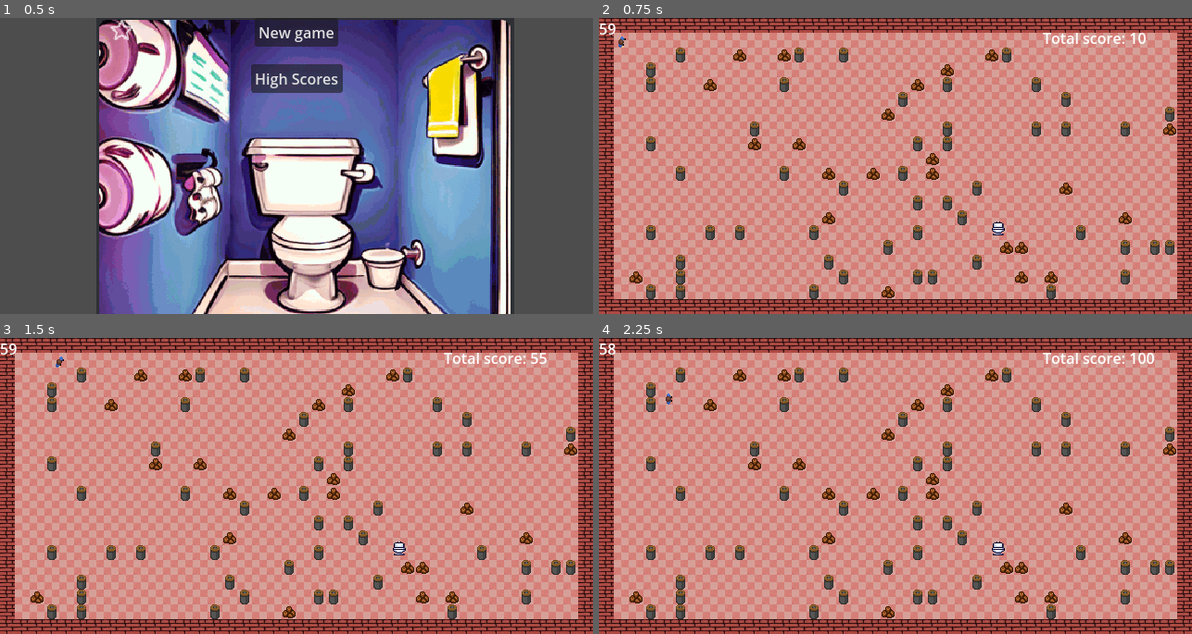
Above: before the commit, frames 1-4 (two rows, left to right).
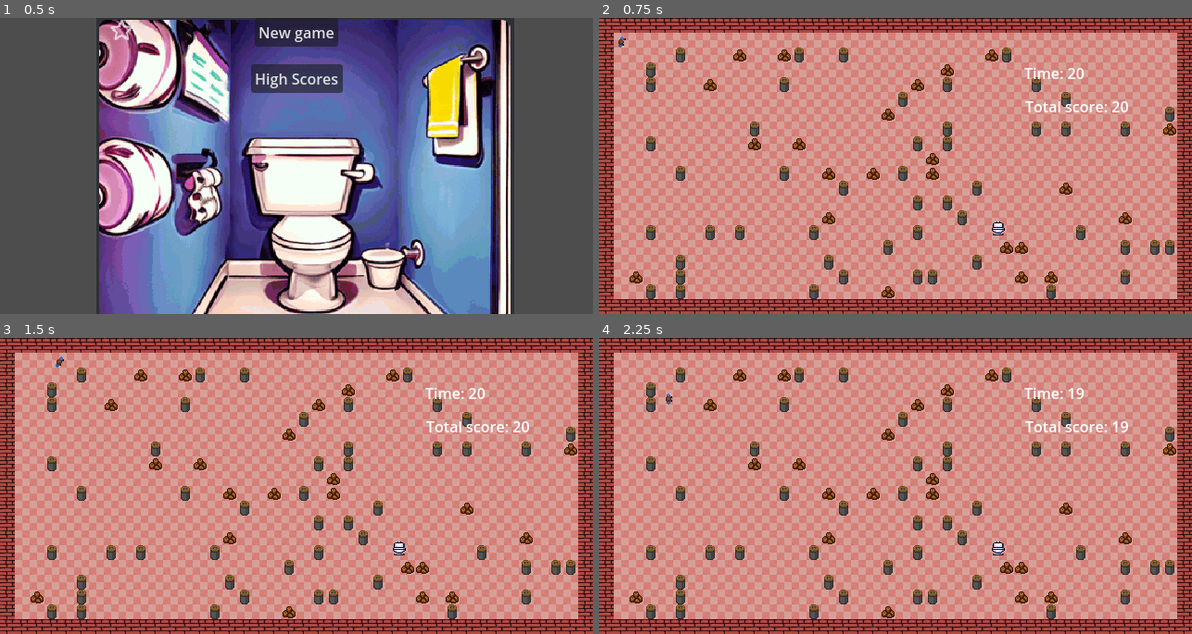
Above: after the commit, the same moments.

Repository: Huve/the_runs
Game: Godot game, scene res://StartMenu.tscn
Two runs of this game, one before a commit and one after it. Both use one fixed random seed, a clock stepped at 60 frames per second and the inputs below.
Inputs:
- Up to frame 1 (0.5 s): no input
- Up to frame 2 (0.75 s): click "New game" at 0.5 s
- Up to frame 3 (1.5 s): tap Enter at 1.25 s; hold Right (ui_right) from 1.28 s (still down)
- Up to frame 4 (2.25 s): release Right (ui_right) at 2.03 s; hold Down (ui_down) from 2.03 s (still down)

Frame 1 is identical in both runs. In frame 2, 0.7% of the frame differs, in the area x 0-93%, y 1-32%; in frame 3, 0.7%; in frame 4, 0.8%, in the area x 0-94%, y 1-32%.

Commit message:
Add basic scorekeeping

Diff:
--- a/Game.tscn
+++ b/Game.tscn
@@ -6,7 +6,7 @@
 [ext_resource type="Script" path="res://PlayerCharacterBody2D.gd" id="3_1beor"]
 [ext_resource type="Texture2D" uid="uid://bp5dwludfpd4s" path="res://images/Player-walking.png" id="4_gey70"]
 [ext_resource type="Script" path="res://GameControl.gd" id="6_7lp01"]
-[ext_resource type="Script" path="res://ScoreNode.gd" id="7_iey11"]
+[ext_resource type="Script" path="res://GameInfoNode.gd" id="8_2mm38"]
 
 [sub_resource type="TileSetAtlasSource" id="TileSetAtlasSource_0ykvs"]
 texture = ExtResource("1_gxkiw")
@@ -178,17 +178,29 @@
 [node name="GameControl" type="Control" parent="."]
 layout_mode = 3
 anchors_preset = 0
-offset_right = 40.0
-offset_bottom = 40.0
+offset_left = 1.0
+offset_top = 1.0
+offset_right = 41.0
+offset_bottom = 41.0
 script = ExtResource("6_7lp01")
 
-[node name="ScoreNode" type="Node2D" parent="."]
-script = ExtResource("7_iey11")
-
-[node name="CurrentScoreLabel" type="Label" parent="ScoreNode"]
-offset_left = 479.0
-offset_top = 10.0
-offset_right = 519.0
-offset_bottom = 33.0
+[node name="CurrentScoreLabel" type="Label" parent="GameControl"]
+offset_left = 459.0
+offset_top = 83.0
+offset_right = 499.0
+offset_bottom = 106.0
+
+[node name="LevelScoreLabel" type="Label" parent="GameControl"]
+layout_mode = 0
+offset_left = 458.0
+offset_top = 47.0
+offset_right = 498.0
+offset_bottom = 70.0
+
+[node name="LevelTimer" type="Timer" parent="GameControl"]
+
+[node name="GameInfoNode" type="Node" parent="."]
+script = ExtResource("8_2mm38")
 
 [connection signal="body_entered" from="ToiletArea2D" to="PlayerCharacterBody2D" method="_on_toilet_area_2d_body_entered"]
+[connection signal="timeout" from="GameControl/LevelTimer" to="GameControl" method="_on_level_timer_timeout"]
--- a/GameControl.gd
+++ b/GameControl.gd
@@ -1,27 +1,44 @@
 extends Control
 
-var label: Label
-var game_time: int
-var STARTING_POINTS = 60
-var TOTAL_SCORE = 0
+@onready var GameInfo = get_node("/root/GameInfoNode")
 
-func countdown_timer(game_time: float) -> float:
+var level_score = 20
+
+
+func countdown_timer(score: float, time: float) -> int:
 	# Update the game time.
-	# Return the updated game time
-	STARTING_POINTS -= game_time
-	if STARTING_POINTS < 1:
-		STARTING_POINTS = 0
-	return STARTING_POINTS
+	score -= time
+	if score < 1:
+		score = 0
+	return int(score)
 
-# Called when the node enters the scene tree for the first time.
+# Called when the node enters the scene tre	e for the first time.
 func _ready():
 	# Create a Label node and add it to the scene tree.
-	label = Label.new()
-	add_child(label)
+		# Set the text of the Label node to the current game score.
+	var level_timer = get_node("LevelTimer")
+	level_timer.wait_time = 1.0
+	level_timer.start()
+
+	var level_score_text = "Time: " + str(level_score)
+	get_node("LevelScoreLabel").set_text(str(level_score_text))
+
+	var game_score_text = "Total score: " + str(GameInfo.total_score)
+	get_node("CurrentScoreLabel").set_text(str(game_score_text))
+
 
 # Called every frame. 'delta' is the elapsed time since the previous frame.
 func _process(_delta):
+	pass
+	# Update the game time.
 
-	# Update the game time.
-	game_time = countdown_timer(_delta)
-	label.set_text(str(game_time))
+
+func _on_level_timer_timeout():
+	GameInfo.total_score = countdown_timer(GameInfo.total_score, 1)
+	level_score = countdown_timer(level_score, 1)
+	GameInfo.current_level_score = level_score
+	# Update the text of the Label node.
+	var game_score_text = "Total score: " + str(GameInfo.total_score)
+	get_node("CurrentScoreLabel").set_text(str(game_score_text))
+	var level_score_text = "Time: " + str(level_score)
+	get_node("LevelScoreLabel").set_text(str(level_score_text))
--- /dev/null
+++ b/GameInfoNode.gd
@@ -0,0 +1,13 @@
+extends Node
+
+var total_score = 20
+var current_level_score = 0
+
+# Called when the node enters the scene tree for the first time.
+func _ready():
+	pass
+
+
+# Called every frame. 'delta' is the elapsed time since the previous frame.
+func _process(delta):
+	pass
--- a/PlayerCharacterBody2D.gd
+++ b/PlayerCharacterBody2D.gd
@@ -1,12 +1,12 @@
 extends CharacterBody2D
 
+@onready var _animation_player = $AnimationPlayer
+@onready var GameInfo = get_node("/root/GameInfoNode")
 
 const SPEED = 200.0
 var STARTING_POINTS = 60
 
 var collision_shape: CollisionShape2D
-
-@onready var _animation_player = $AnimationPlayer
 
 func _ready():
 	pass
@@ -37,8 +37,9 @@
 
 	# Move the character.
 	var collision = move_and_collide(velocity * delta)
-	if collision:
-		print("I collided with ", collision.get_collider().name)
+	#if collision:
+	#		print("I collided with ", collision.get_collider().name)
 
 func _on_toilet_area_2d_body_entered(body):
+	GameInfo.total_score = GameInfo.total_score + GameInfo.current_level_score
 	get_tree().change_scene_to_file("res://Game.tscn")
--- a/ScoreNode.gd
+++ /dev/null
@@ -1,16 +0,0 @@
-extends Node2D
-
-var game_score: int = 0
-
-func _ready():
-	# Set the text of the Label node to the current game score.
-	var game_score_text = "Total score: " + str(game_score)
-	get_node("CurrentScoreLabel").set_text(str(game_score_text))
-
-func _process(delta: float):
-	# Update the game score.
-	game_score += 1
-
-	# Update the text of the Label node.
-	var game_score_text = "Total score: " + str(game_score)
-	get_node("CurrentScoreLabel").set_text(str(game_score_text))
--- a/project.godot
+++ b/project.godot
@@ -15,6 +15,10 @@
 config/features=PackedStringArray("4.1", "Forward Plus")
 config/icon="res://icon.svg"
 
+[autoload]
+
+GameInfoNode="*res://GameInfoNode.gd"
+
 [display]
 
 window/size/viewport_width=640
